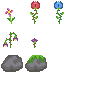
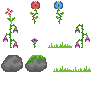
Two versions of the same layered image (96×96). Layer-by-layer changes:
painted on "Arrière-plan" over [3, 24, 91, 72]
